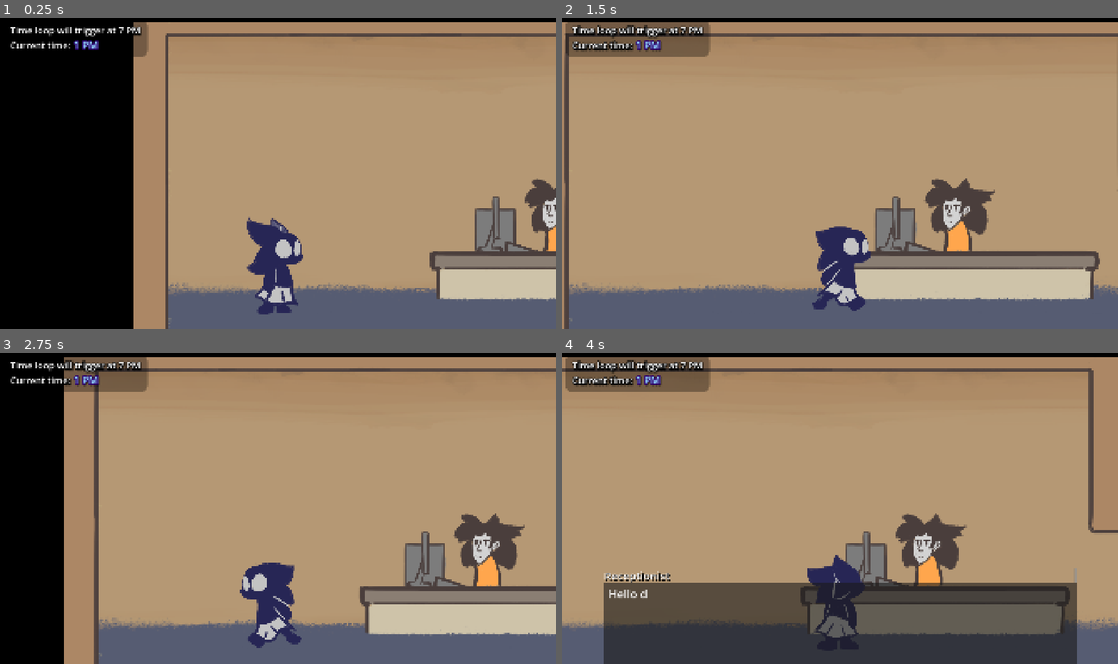
Above: before the commit, frames 1-4 (two rows, left to right).
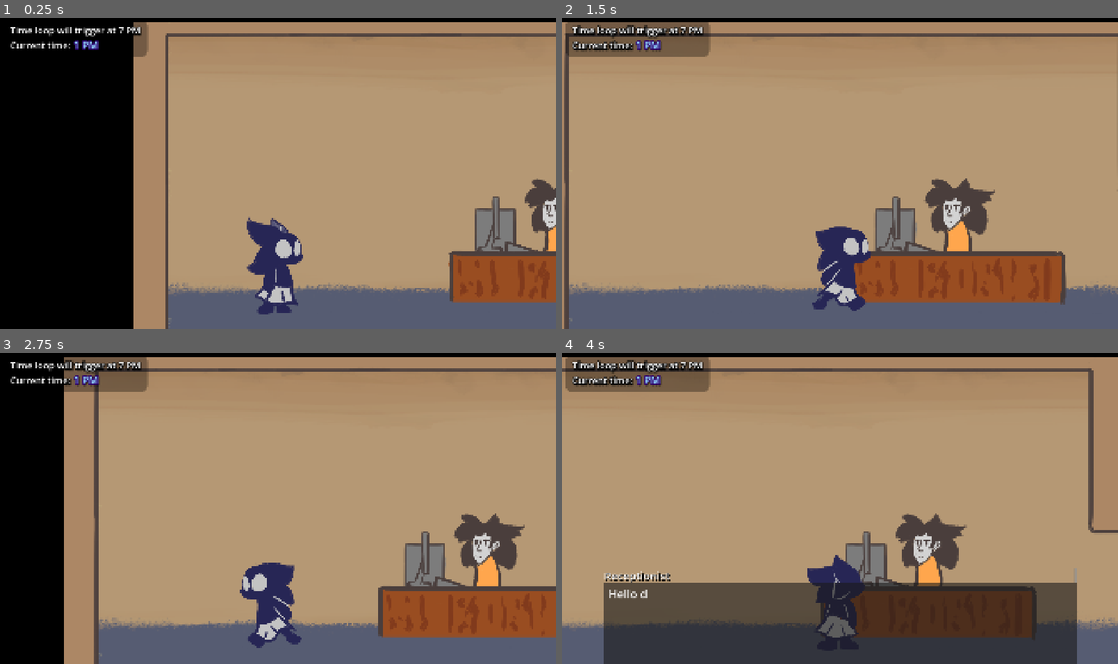
Above: after the commit, the same moments.

Repository: FlooferLand/timeloop-game
Game: Godot game, scene res://levels/the_building/the_building.tscn
Same seed, same stepped clock (60 frames per second), same inputs: the game is played once before the commit and once after it.
Inputs (mouse positions are in pixels of both pictures, inside the frame that each line leads up to):
- Up to frame 1 (0.25 s): no input
- Up to frame 2 (1.5 s): tap Enter at 0.5 s; move the mouse to (962, 157) at 0.52 s; hold D (walk_right) from 0.53 s (still down); tap Space (advance_dialog) at 0.6 s; click (962, 157) at 0.67 s; move the mouse to (728, 189) at 1.27 s; tap E (interact) at 1.35 s
- Up to frame 3 (2.75 s): move the mouse to (333, 440) at 2.02 s; release D (walk_right) at 2.03 s; hold A (walk_left) from 2.03 s (still down); hold Shift (sprint) from 2.03 s (still down)
- Up to frame 4 (4 s): move the mouse to (812, 570) at 2.77 s; release A (walk_left) at 2.78 s; release Shift (sprint) at 2.78 s; hold D (walk_right) from 2.78 s (still down); tap Space (advance_dialog) at 2.85 s; click (812, 570) at 2.92 s; move the mouse to (1006, 555) at 3.52 s; tap E (interact) at 3.6 s

The runs differ from the first frame. In frame 1, 3.3% of the frame differs, in the area x 77-100%, y 75-92%; in frame 2, 6.4%, in the area x 52-97%, y 74-93%; in frame 3, 5.2%; in frame 4, 5.2%.

Commit message:
Update environment sprites

Diff:
--- a/entities/room/room.tscn
+++ b/entities/room/room.tscn
@@ -64,7 +64,7 @@
 
 [node name="Floor" type="Sprite2D" parent="AutoRoom"]
 material = SubResource("ShaderMaterial_7we7q")
-position = Vector2(0, -139.65)
+position = Vector2(0, -67)
 scale = Vector2(0.520833, 1)
 texture = ExtResource("8_t3ekj")
 centered = false
--- a/rooms/reception.tscn
+++ b/rooms/reception.tscn
@@ -3,19 +3,19 @@
 [ext_resource type="PackedScene" uid="uid://do43h1y6dwryp" path="res://entities/room/room.tscn" id="1_ul1gn"]
 [ext_resource type="Shader" uid="uid://be1s7apltixil" path="res://utility/tileable_sprite_2d/tileable_sprite_2d.gdshader" id="2_ul1gn"]
 [ext_resource type="Texture2D" uid="uid://3w4s4tny4h66" path="res://assets/textures/room/wall.png" id="3_3j2cw"]
-[ext_resource type="Texture2D" uid="uid://cvobd2j5ohrom" path="res://assets/textures/props/desk.png" id="3_emli7"]
+[ext_resource type="Texture2D" uid="uid://7uhyh2mnjrtx" path="res://assets/textures/props/receptionist_desk.png" id="5_dnklr"]
 [ext_resource type="PackedScene" uid="uid://dfb4gv115aot7" path="res://entities/reception_lady/receptionist.tscn" id="5_kwhvp"]
 [ext_resource type="Texture2D" uid="uid://bsawf5hmt5nc8" path="res://assets/textures/props/Computer2.png" id="6_c1m58"]
 
-[sub_resource type="ShaderMaterial" id="ShaderMaterial_dnklr"]
+[sub_resource type="ShaderMaterial" id="ShaderMaterial_xv13q"]
 shader = ExtResource("2_ul1gn")
 shader_parameter/tile = Vector2(1.11198, 0.926852)
 
-[sub_resource type="ShaderMaterial" id="ShaderMaterial_xv13q"]
+[sub_resource type="ShaderMaterial" id="ShaderMaterial_h2j8p"]
 shader = ExtResource("2_ul1gn")
 shader_parameter/tile = Vector2(1.11198, 1)
 
-[sub_resource type="ShaderMaterial" id="ShaderMaterial_h2j8p"]
+[sub_resource type="ShaderMaterial" id="ShaderMaterial_cyumd"]
 shader = ExtResource("2_ul1gn")
 shader_parameter/tile = Vector2(1.11198, 1)
 
@@ -70,8 +70,8 @@
 position = Vector2(1472, -208)
 
 [node name="Table" type="Sprite2D" parent="Entities" index="1"]
-position = Vector2(1512, -136)
-texture = ExtResource("3_emli7")
+position = Vector2(1464, -120)
+texture = ExtResource("5_dnklr")
 
 [node name="Sprite2D" type="Sprite2D" parent="Entities" index="2"]
 position = Vector2(1280, -296)
Binary file added: assets/textures/props/receptionist_desk.png
Not shown, added: assets/textures/props/receptionist_desk.png.import
Binary file changed: assets/textures/room/background.png
Not shown: 1 places in rooms/reception.tscn that only renumber resources
